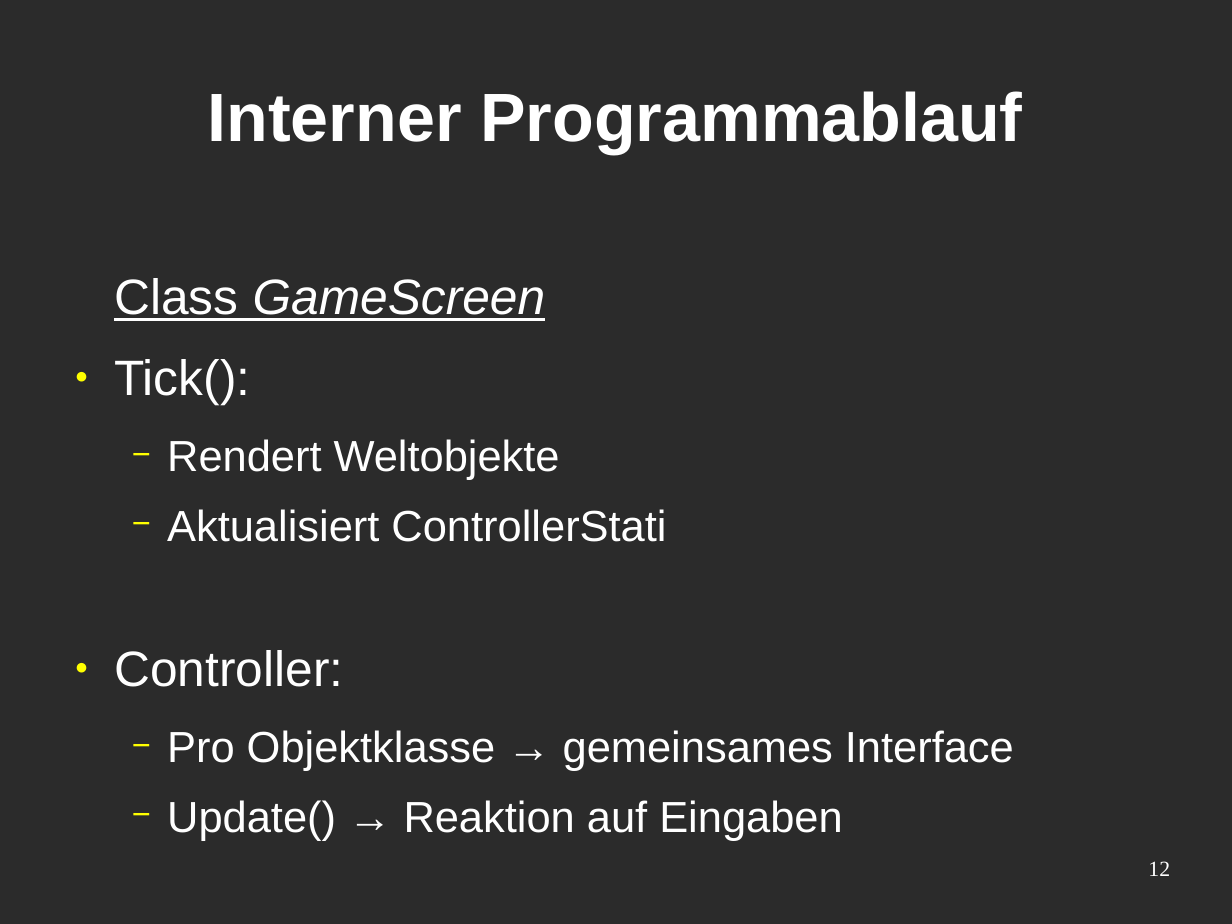
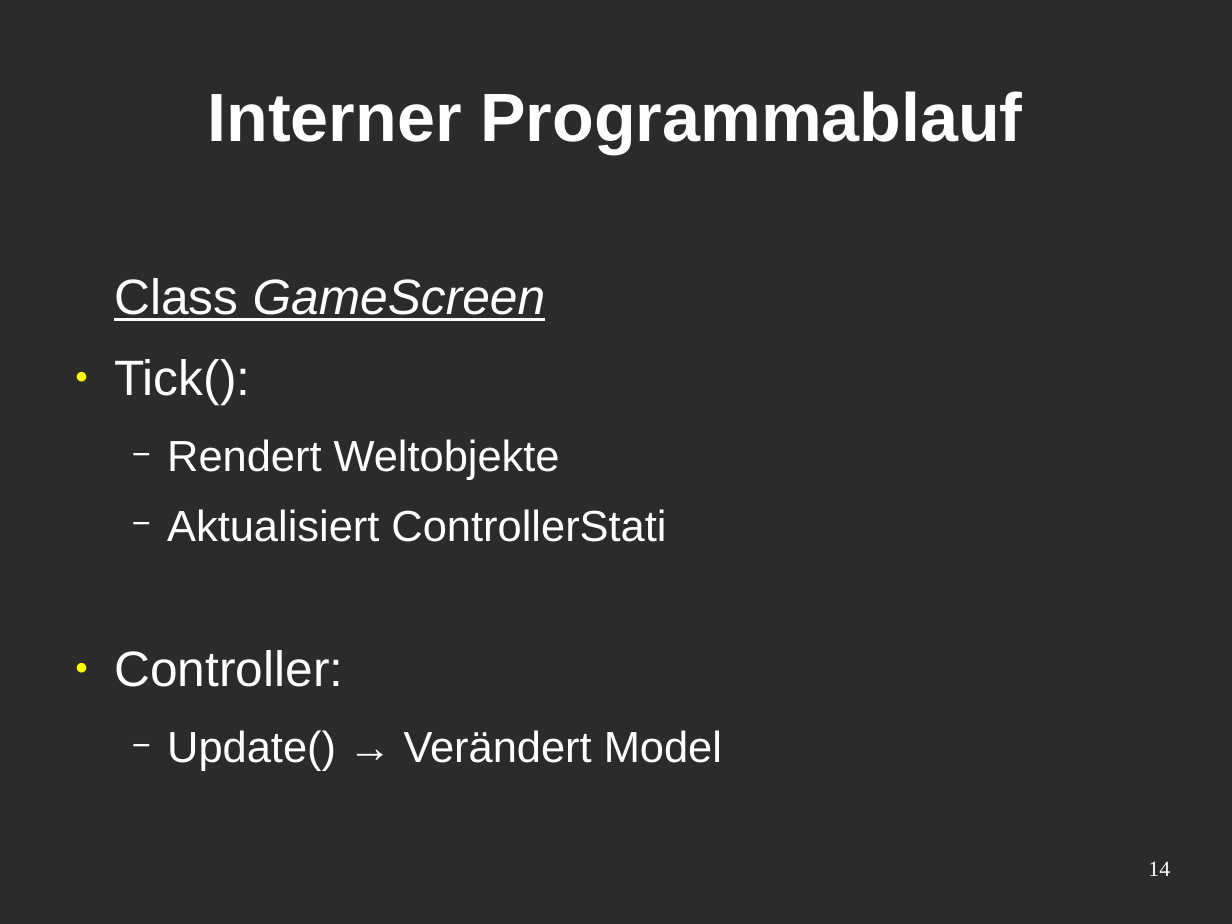
Before and after one commit to holycrab13/TactileGame, a slide deck: slide 14 of präsentation.odp (slide 12 before the commit). Drawn at 1232x924 pixels with LibreOffice and Linux fonts; fonts in the diff are those of the drawing; background and template pictures are left out; a plain dark background stands for a picture behind light text. Boxes give left, top, right and bottom in pixels: in the first picture for what was removed or moved away, otherwise in the second. Text is boxed around its words. In the diff, an @@ line names an element or a change of style, - is before the commit and + after.

Commit message:
update präsentation

```diff
--- a/präsentation.odp
+++ b/präsentation.odp
@@ text at [167, 730, 722, 771]: text changed @@
-  − Pro Objektklasse → gemeinsames Interface
-  − Update() → Reaktion auf Eingaben
+  − Update() → Verändert Model
@@ page number at [1148, 861, 1170, 876]: text changed @@
-12
+14
```
Also in this commit, not shown: 6 other slides changed, 4 slides added, 1 slide removed, 1 other file.
